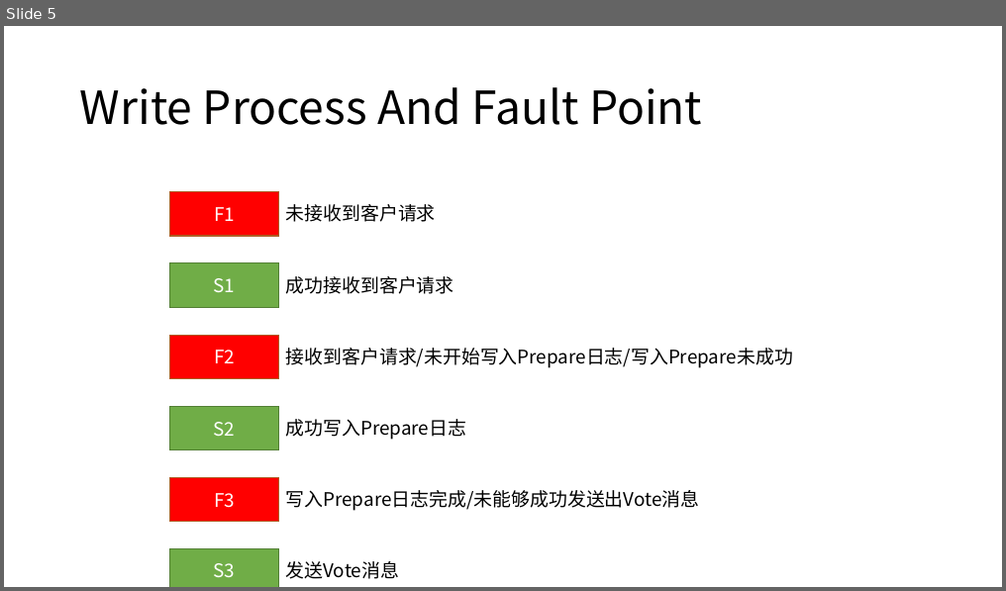
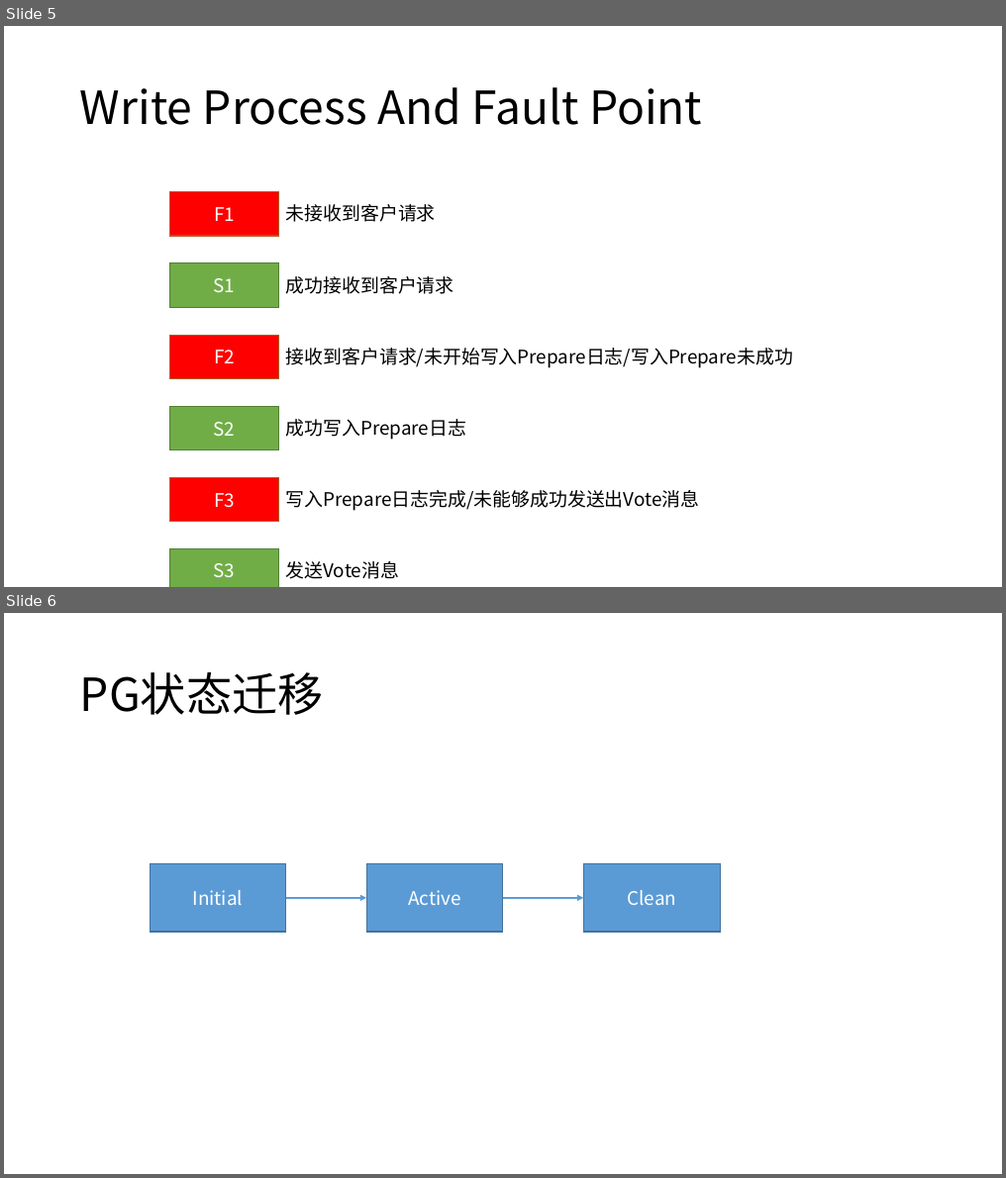
Before and after one commit to coolceph/CephInC, a slide deck: doc/pic.pptx. Shown one above the other, each under a label of ours: slide 5 before the commit, slides 5 and 6 after it. The pictures are 1006x591 and 1006x1178 pixels, drawn with LibreOffice and Linux fonts; fonts in the diff are those of the drawing. Boxes give left, top, right and bottom in pixels: in the first picture for what was removed or moved away, otherwise in the second. Text is boxed around its words. In the diff, an @@ line names an element or a change of style, - is before the commit and + after.

```diff
--- a/doc/pic.pptx
+++ b/doc/pic.pptx
@@ slide 6 added at box(4, 613, 1002, 1174), background #FFFFFF @@
@@ title added at box(80, 672, 324, 715), 44 pt, text #000000 @@
+PG状态迁移
@@ rectangle added at box(150, 864, 286, 932), fill #5B9BD5, outline #43739E 1 pt, 18 pt, text #FFFFFF @@
+Initial
@@ rectangle added at box(366, 864, 503, 932), fill #5B9BD5, outline #43739E 1 pt, 18 pt, text #FFFFFF @@
+Active
@@ rectangle added at box(583, 864, 720, 932), fill #5B9BD5, outline #43739E 1 pt, 18 pt, text #FFFFFF @@
+Clean
@@ arrow added from (286, 898) to (366, 898), #5B9BD5 1.5 pt @@
@@ arrow added from (503, 898) to (583, 898), #5B9BD5 1.5 pt @@
```
Also in this commit, not shown: 1 other file.
